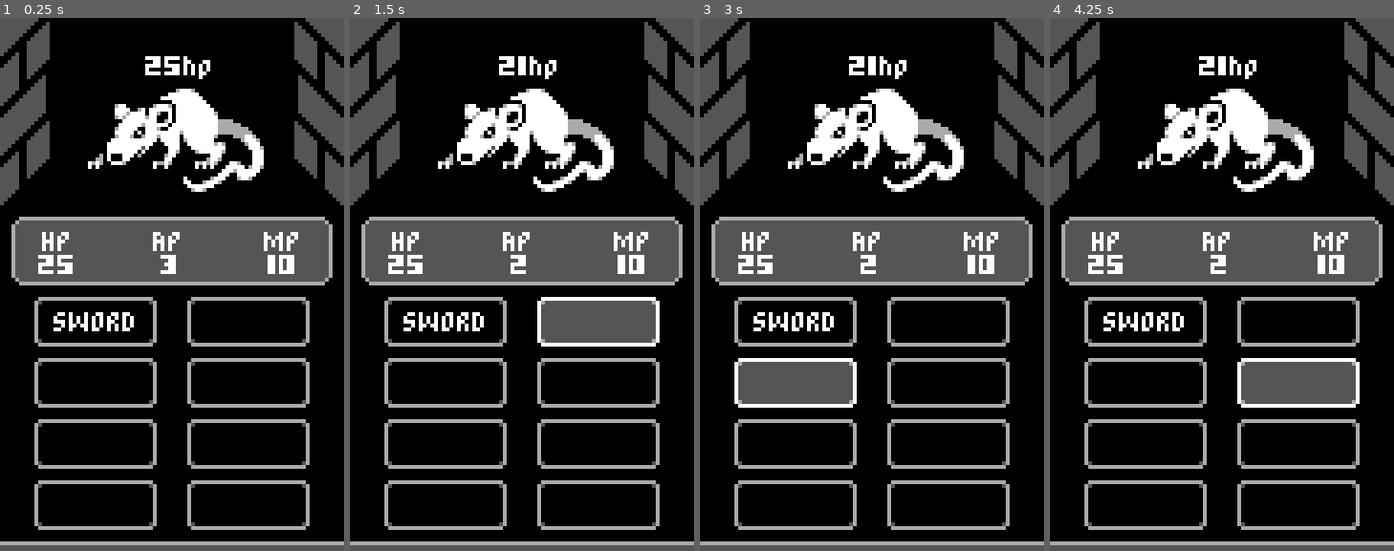
Above: before the commit, frames 1-4 (left to right).
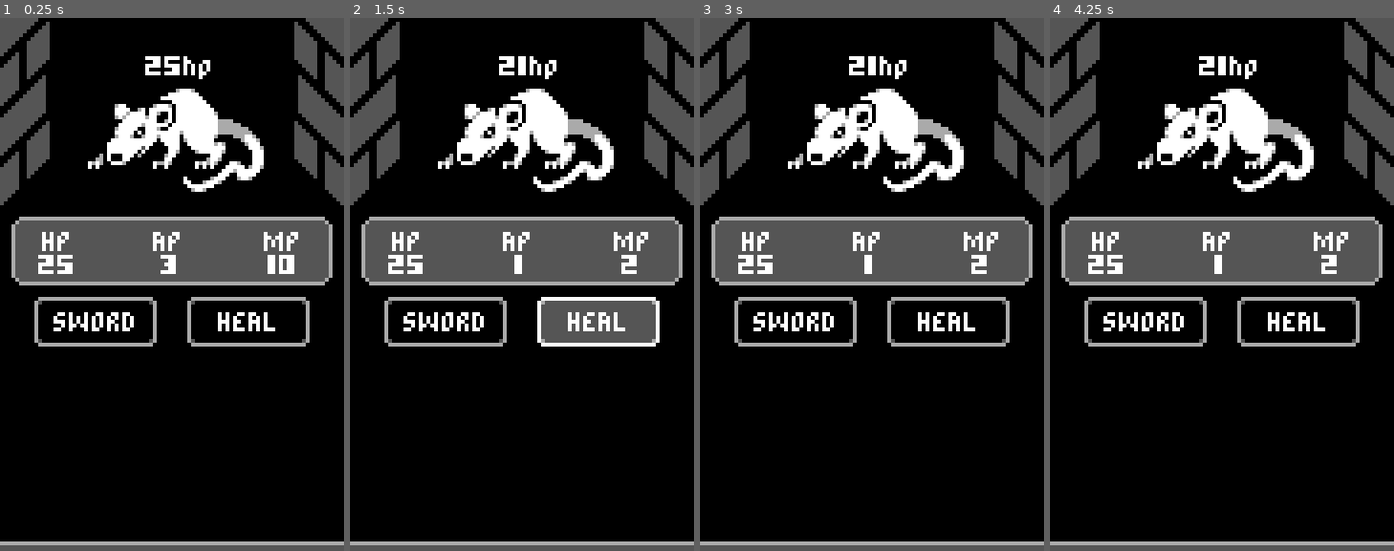
Above: after the commit, the same moments.

Repository: woliveira82/godot-mobile-rpg
Game: Godot game, scene res://game/Battle.tscn
Same seed, same stepped clock (60 frames per second), same inputs: the game is played once before the commit and once after it.
Inputs (mouse positions are in pixels of both pictures, inside the frame that each line leads up to):
- Up to frame 1 (0.25 s): no input
- Up to frame 2 (1.5 s): click "SWORD" at 0.5 s; click (597, 321) at 1.27 s
- Up to frame 3 (3 s): click (947, 321) at 2 s, where only the run after the commit has a clickable "HEAL"; click (796, 380) at 2.77 s
- Up to frame 4 (4.25 s): click (1297, 380) at 3.52 s

The runs differ from the first frame. In frame 1, 4.4% of the frame differs, in the area x 10-90%, y 55-97%; in frame 2, 4.7%; in frame 3, 7.3%, in the area x 10-90%, y 44-97%; in frame 4, 7.3%.

Commit message:
feat: add action buttons and heal action

Diff:
--- a/game/Battle.gd
+++ b/game/Battle.gd
@@ -23,12 +23,6 @@
 	player.ap = player.max_ap
 
 
-func _on_SwordButton_pressed():
-	if enemy != null:
-		enemy.take_damage(4)
-		player.ap -= 1
-
-
 func _on_Enemy_died():
 	enemy = null
 	battle_action_buttons.hide()
--- a/game/Battle.tscn
+++ b/game/Battle.tscn
@@ -7,6 +7,8 @@
 [ext_resource path="res://game/ui/StatsPanel.gd" type="Script" id=5]
 [ext_resource path="res://game/PlayerStatus.gd" type="Script" id=6]
 [ext_resource path="res://themes/DefaultTheme.tres" type="Theme" id=7]
+[ext_resource path="res://game/ui/SwordActionButton.tscn" type="PackedScene" id=8]
+[ext_resource path="res://game/ui/HealActionButton.tscn" type="PackedScene" id=9]
 
 [node name="Battle" type="Node"]
 script = ExtResource( 4 )
@@ -96,60 +98,14 @@
 custom_constants/hseparation = 8
 columns = 2
 
-[node name="SwordButton" type="Button" parent="UI/BattleActionButtons"]
-margin_right = 32.0
-margin_bottom = 13.0
-rect_min_size = Vector2( 32, 13 )
-text = "SWORD"
+[node name="SwordActionButton" parent="UI/BattleActionButtons" instance=ExtResource( 8 )]
 
-[node name="TestButton" type="Button" parent="UI/BattleActionButtons"]
+[node name="HealActionButton" parent="UI/BattleActionButtons" instance=ExtResource( 9 )]
 margin_left = 40.0
 margin_right = 72.0
-margin_bottom = 13.0
-rect_min_size = Vector2( 32, 13 )
-
-[node name="TestButton2" type="Button" parent="UI/BattleActionButtons"]
-margin_top = 16.0
-margin_right = 32.0
-margin_bottom = 29.0
-rect_min_size = Vector2( 32, 13 )
-
-[node name="TestButton3" type="Button" parent="UI/BattleActionButtons"]
-margin_left = 40.0
-margin_top = 16.0
-margin_right = 72.0
-margin_bottom = 29.0
-rect_min_size = Vector2( 32, 13 )
-
-[node name="TestButton4" type="Button" parent="UI/BattleActionButtons"]
-margin_top = 32.0
-margin_right = 32.0
-margin_bottom = 45.0
-rect_min_size = Vector2( 32, 13 )
-
-[node name="TestButton5" type="Button" parent="UI/BattleActionButtons"]
-margin_left = 40.0
-margin_top = 32.0
-margin_right = 72.0
-margin_bottom = 45.0
-rect_min_size = Vector2( 32, 13 )
-
-[node name="TestButton6" type="Button" parent="UI/BattleActionButtons"]
-margin_top = 48.0
-margin_right = 32.0
-margin_bottom = 61.0
-rect_min_size = Vector2( 32, 13 )
-
-[node name="TestButton7" type="Button" parent="UI/BattleActionButtons"]
-margin_left = 40.0
-margin_top = 48.0
-margin_right = 72.0
-margin_bottom = 61.0
-rect_min_size = Vector2( 32, 13 )
 
 [connection signal="ap_changed" from="PlayerStatus" to="UI/StatsPanel" method="_on_PlayerStatus_ap_changed"]
 [connection signal="end_turn" from="PlayerStatus" to="." method="_on_PlayerStatus_end_turn"]
 [connection signal="hp_changed" from="PlayerStatus" to="UI/StatsPanel" method="_on_PlayerStatus_hp_changed"]
 [connection signal="mp_changed" from="PlayerStatus" to="UI/StatsPanel" method="_on_PlayerStatus_mp_changed"]
 [connection signal="died" from="Enemy" to="." method="_on_Enemy_died"]
-[connection signal="pressed" from="UI/BattleActionButtons/SwordButton" to="." method="_on_SwordButton_pressed"]
--- /dev/null
+++ b/game/ui/ActionButton.gd
@@ -0,0 +1,5 @@
+extends Button
+
+
+func _on_pressed():
+	pass
--- /dev/null
+++ b/game/ui/ActionButton.tscn
@@ -0,0 +1,13 @@
+[gd_scene load_steps=3 format=2]
+
+[ext_resource path="res://themes/DefaultTheme.tres" type="Theme" id=1]
+[ext_resource path="res://game/ui/ActionButton.gd" type="Script" id=2]
+
+[node name="ActionButton" type="Button"]
+margin_right = 32.0
+margin_bottom = 13.0
+rect_min_size = Vector2( 32, 13 )
+theme = ExtResource( 1 )
+script = ExtResource( 2 )
+
+[connection signal="pressed" from="." to="." method="_on_pressed"]
--- /dev/null
+++ b/game/ui/HealActionButton.gd
@@ -0,0 +1,11 @@
+extends "res://game/ui/ActionButton.gd"
+
+
+func _on_pressed():
+	var main = get_tree().current_scene
+	var player = main.find_node("PlayerStatus")
+	if player != null:
+		if player.mp >= 8:
+			player.hp += 5
+			player.mp -= 8
+			player.ap -= 1
--- /dev/null
+++ b/game/ui/HealActionButton.tscn
@@ -0,0 +1,8 @@
+[gd_scene load_steps=3 format=2]
+
+[ext_resource path="res://game/ui/ActionButton.tscn" type="PackedScene" id=1]
+[ext_resource path="res://game/ui/HealActionButton.gd" type="Script" id=2]
+
+[node name="HealActionButton" instance=ExtResource( 1 )]
+text = "HEAL"
+script = ExtResource( 2 )
--- /dev/null
+++ b/game/ui/SwordActionButton.gd
@@ -0,0 +1,11 @@
+extends "res://game/ui/ActionButton.gd"
+
+
+func _on_pressed():
+	var main = get_tree().current_scene
+	var enemy = main.find_node("Enemy")
+	var player = main.find_node("PlayerStatus")
+	if enemy != null and player != null:
+		enemy.take_damage(4)
+		player.mp += 2
+		player.ap -= 1
--- /dev/null
+++ b/game/ui/SwordActionButton.tscn
@@ -0,0 +1,8 @@
+[gd_scene load_steps=3 format=2]
+
+[ext_resource path="res://game/ui/ActionButton.tscn" type="PackedScene" id=1]
+[ext_resource path="res://game/ui/SwordActionButton.gd" type="Script" id=2]
+
+[node name="SwordActionButton" instance=ExtResource( 1 )]
+text = "SWORD"
+script = ExtResource( 2 )
Not shown: 1 places in game/Battle.tscn that only renumber resources
